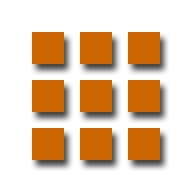
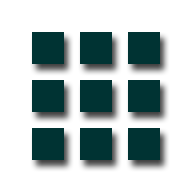
Before/after of a 192x192 layered artwork. What changed in the layer stack:
pixels changed over [left=32, top=32, right=160, bottom=160] (layer not identified)
